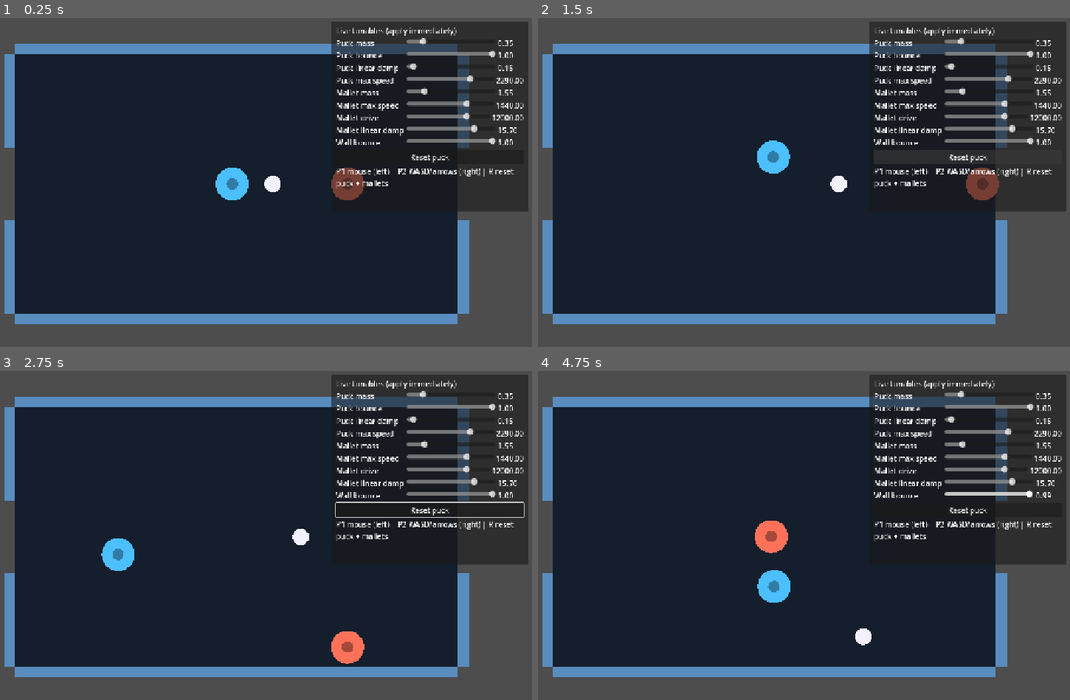
Above: before the commit, frames 1-4 (two rows, left to right).
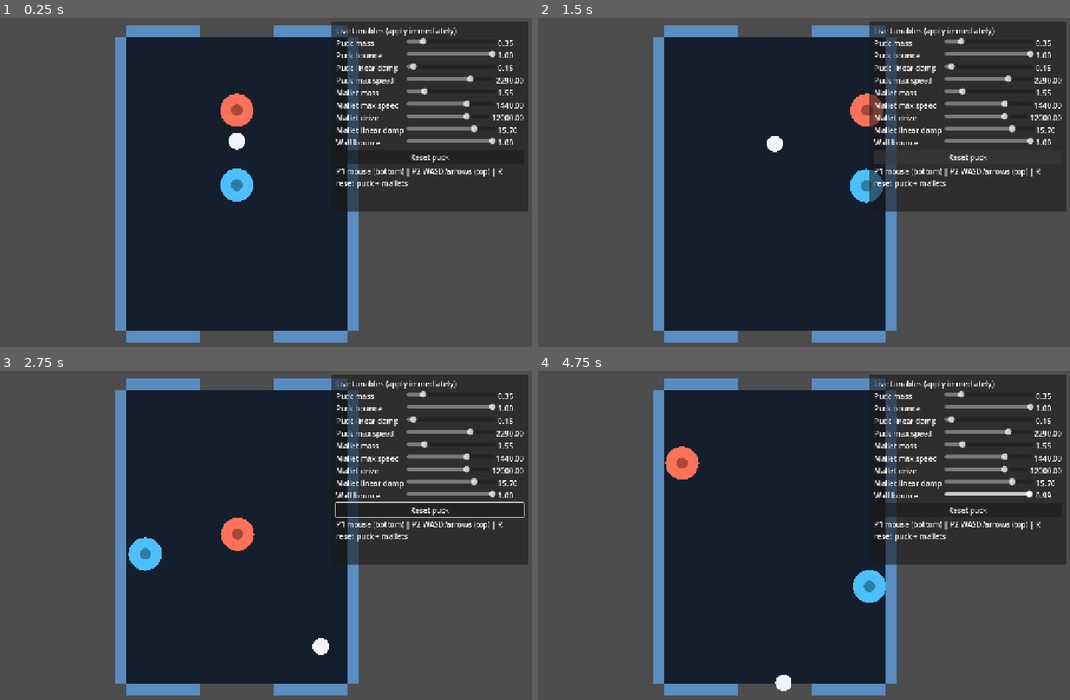
Above: after the commit, the same moments.

Repository: waigore/airhockey
Game: Godot game, scene res://scenes/main.tscn
Same seed, same stepped clock (60 frames per second), same inputs: the game is played once before the commit and once after it.
Inputs (mouse positions are in pixels of both pictures, inside the frame that each line leads up to):
- Up to frame 1 (0.25 s): no input
- Up to frame 2 (1.5 s): tap Enter at 0.5 s; move the mouse to (905, 166) at 0.52 s; hold Right 0.53-1.25 s; tap R at 0.6 s; click "Reset puck" at 1.25 s
- Up to frame 3 (2.75 s): move the mouse to (117, 551) at 2.02 s; hold Down from 2.03 s (still down); tap R at 2.1 s
- Up to frame 4 (4.75 s): move the mouse to (835, 463) at 2.77 s; release Down at 2.78 s; hold Right 2.78-3.53 s; tap R at 2.85, 3.6, 4.35 s; move the mouse to (745, 604) at 3.52 s; hold Up 3.53-4.28 s; tap Space at 4.25 s; move the mouse to (952, 588) at 4.27 s; hold Left from 4.28 s (still down)

The runs differ from the first frame. In frame 1, 36% of the frame differs, in the area x 0-97%, y 2-99%; in frame 2, 37%; in frame 3, 37%; in frame 4, 37%.

Commit message:
Orient physics PoC table top-bottom with P1 at bottom.
Goals on the short ends; cyan mouse mallet plays the bottom half, coral keys the top.

Co-authored-by: Cursor <cursoragent@cursor.com>

Diff:
--- a/pocs/physics-feel-live-tunables/scenes/main.tscn
+++ b/pocs/physics-feel-live-tunables/scenes/main.tscn
@@ -35,7 +35,7 @@
 [node name="CollisionShape2D" type="CollisionShape2D" parent="Puck"]
 shape = SubResource("CircleShape2D_puck")
 
-[node name="MalletLeft" type="RigidBody2D" parent="."]
+[node name="MalletBottom" type="RigidBody2D" parent="."]
 collision_layer = 4
 collision_mask = 7
 mass = 2.0
@@ -43,13 +43,13 @@
 lock_rotation = true
 script = ExtResource("4_mallet")
 control_mode = 0
-play_half = "left"
+play_half = "bottom"
 tint = Color(0.3, 0.75, 1, 1)
 
-[node name="CollisionShape2D" type="CollisionShape2D" parent="MalletLeft"]
-shape = SubResource("CircleShape2D_mallet_l")
+[node name="CollisionShape2D" type="CollisionShape2D" parent="MalletBottom"]
+shape = SubResource("CircleShape2D_mallet_b")
 
-[node name="MalletRight" type="RigidBody2D" parent="."]
+[node name="MalletTop" type="RigidBody2D" parent="."]
 collision_layer = 4
 collision_mask = 7
 mass = 2.0
@@ -57,11 +57,11 @@
 lock_rotation = true
 script = ExtResource("4_mallet")
 control_mode = 1
-play_half = "right"
+play_half = "top"
 tint = Color(1, 0.45, 0.35, 1)
 
-[node name="CollisionShape2D" type="CollisionShape2D" parent="MalletRight"]
-shape = SubResource("CircleShape2D_mallet_r")
+[node name="CollisionShape2D" type="CollisionShape2D" parent="MalletTop"]
+shape = SubResource("CircleShape2D_mallet_t")
 
 [node name="CanvasLayer" type="CanvasLayer" parent="."]
 
--- a/pocs/physics-feel-live-tunables/scripts/main.gd
+++ b/pocs/physics-feel-live-tunables/scripts/main.gd
@@ -1,8 +1,8 @@
 extends Node2D
 
-## PoC root: table, walls/goals, two mallets, puck, live tunables panel.
+## PoC root: portrait table, goals top/bottom, P1 bottom, live tunables panel.
 
-const TABLE := Rect2(160, 80, 960, 560)
+const TABLE := Rect2(400, 40, 480, 640)
 const WALL_THICKNESS := 24.0
 const GOAL_WIDTH := 160.0
 
@@ -10,8 +10,8 @@
 
 @onready var walls: Node2D = $Walls
 @onready var puck: RigidBody2D = $Puck
-@onready var mallet_left: RigidBody2D = $MalletLeft
-@onready var mallet_right: RigidBody2D = $MalletRight
+@onready var mallet_bottom: RigidBody2D = $MalletBottom
+@onready var mallet_top: RigidBody2D = $MalletTop
 @onready var panel: PanelContainer = $CanvasLayer/TunablesPanel
 @onready var table_fill: Polygon2D = $TableFill
 
@@ -24,18 +24,18 @@
 	])
 	table_fill.color = Color(0.08, 0.12, 0.18, 1.0)
 
-	# Configure sides in code so scene export drift cannot stack two left/blue mallets.
-	mallet_left.control_mode = 0 ## MOUSE
-	mallet_left.play_half = "left"
-	mallet_left.tint = Color(0.3, 0.75, 1.0, 1.0)
-	mallet_right.control_mode = 1 ## KEYS
-	mallet_right.play_half = "right"
-	mallet_right.tint = Color(1.0, 0.45, 0.35, 1.0)
+	# P1 bottom (mouse), P2 top (keys).
+	mallet_bottom.control_mode = 0 ## MOUSE
+	mallet_bottom.play_half = "bottom"
+	mallet_bottom.tint = Color(0.3, 0.75, 1.0, 1.0)
+	mallet_top.control_mode = 1 ## KEYS
+	mallet_top.play_half = "top"
+	mallet_top.tint = Color(1.0, 0.45, 0.35, 1.0)
 
 	walls.setup(tunables, TABLE, WALL_THICKNESS, GOAL_WIDTH)
 	puck.setup(tunables)
-	mallet_left.setup(tunables, TABLE)
-	mallet_right.setup(tunables, TABLE)
+	mallet_bottom.setup(tunables, TABLE)
+	mallet_top.setup(tunables, TABLE)
 	panel.setup(tunables)
 	panel.reset_puck_pressed.connect(_reset_puck)
 
@@ -55,8 +55,8 @@
 func _reset_positions() -> void:
 	var mid := TABLE.get_center()
 	puck.reset_to(mid)
-	mallet_left.snap_to(Vector2(TABLE.position.x + TABLE.size.x * 0.25, mid.y))
-	mallet_right.snap_to(Vector2(TABLE.position.x + TABLE.size.x * 0.75, mid.y))
+	mallet_bottom.snap_to(Vector2(mid.x, TABLE.position.y + TABLE.size.y * 0.75))
+	mallet_top.snap_to(Vector2(mid.x, TABLE.position.y + TABLE.size.y * 0.25))
 
 
 func _process(_delta: float) -> void:
--- a/pocs/physics-feel-live-tunables/scripts/mallet.gd
+++ b/pocs/physics-feel-live-tunables/scripts/mallet.gd
@@ -8,7 +8,7 @@
 const TARGET_SMOOTH := 30.0
 
 @export var control_mode: ControlMode = ControlMode.MOUSE
-@export var play_half: String = "left" ## "left" or "right"
+@export var play_half: String = "bottom" ## "bottom" (P1) or "top" (P2)
 @export var tint: Color = Color(0.3, 0.75, 1.0, 1.0)
 
 var tunables: PoCTunables
@@ -133,16 +133,16 @@
 
 func _clamp_to_half(p: Vector2) -> Vector2:
 	var r := _table_rect
-	var mid_x := r.position.x + r.size.x * 0.5
+	var mid_y := r.position.y + r.size.y * 0.5
 	var margin := 28.0
-	var min_x: float
-	var max_x: float
-	if play_half == "left":
-		min_x = r.position.x + margin
-		max_x = mid_x - 4.0
+	var min_x := r.position.x + margin
+	var max_x := r.position.x + r.size.x - margin
+	var min_y: float
+	var max_y: float
+	if play_half == "bottom":
+		min_y = mid_y + 4.0
+		max_y = r.position.y + r.size.y - margin
 	else:
-		min_x = mid_x + 4.0
-		max_x = r.position.x + r.size.x - margin
-	var min_y := r.position.y + margin
-	var max_y := r.position.y + r.size.y - margin
+		min_y = r.position.y + margin
+		max_y = mid_y - 4.0
 	return Vector2(clampf(p.x, min_x, max_x), clampf(p.y, min_y, max_y))
--- a/pocs/physics-feel-live-tunables/scripts/tunables_panel.gd
+++ b/pocs/physics-feel-live-tunables/scripts/tunables_panel.gd
@@ -54,7 +54,7 @@
 	vbox.add_child(reset_btn)
 
 	var hint := Label.new()
-	hint.text = "P1 mouse (left) | P2 WASD/arrows (right) | R reset puck + mallets"
+	hint.text = "P1 mouse (bottom) | P2 WASD/arrows (top) | R reset puck + mallets"
 	hint.autowrap_mode = TextServer.AUTOWRAP_WORD_SMART
 	vbox.add_child(hint)
 
--- a/pocs/physics-feel-live-tunables/scripts/walls.gd
+++ b/pocs/physics-feel-live-tunables/scripts/walls.gd
@@ -1,6 +1,6 @@
 extends Node2D
 
-## Static table walls with live bounce. Goal gaps on the short (left/right) ends.
+## Static table walls with live bounce. Goal gaps on the short (top/bottom) ends.
 ## Segments are non-overlapping so a corner hit is one contact (not two that cancel speed).
 
 var tunables: PoCTunables
@@ -23,17 +23,17 @@
 	var y0 := table.position.y
 	var w := table.size.x
 	var h := table.size.y
-	var mid_y := y0 + h * 0.5
+	var mid_x := x0 + w * 0.5
 	var half_goal := goal_w * 0.5
-	# Top/bottom: table width only (do not overlap side rails).
-	_add_rect(Vector2(x0 + w * 0.5, y0 - th * 0.5), Vector2(w, th))
-	_add_rect(Vector2(x0 + w * 0.5, y0 + h + th * 0.5), Vector2(w, th))
-	# Left/right: two segments around the goal, flush with the table y-range.
-	var seg_h := (h - goal_w) * 0.5
-	_add_rect(Vector2(x0 - th * 0.5, mid_y - half_goal - seg_h * 0.5), Vector2(th, seg_h))
-	_add_rect(Vector2(x0 - th * 0.5, mid_y + half_goal + seg_h * 0.5), Vector2(th, seg_h))
-	_add_rect(Vector2(x0 + w + th * 0.5, mid_y - half_goal - seg_h * 0.5), Vector2(th, seg_h))
-	_add_rect(Vector2(x0 + w + th * 0.5, mid_y + half_goal + seg_h * 0.5), Vector2(th, seg_h))
+	# Left/right: full table height (do not overlap top/bottom goal rails).
+	_add_rect(Vector2(x0 - th * 0.5, y0 + h * 0.5), Vector2(th, h))
+	_add_rect(Vector2(x0 + w + th * 0.5, y0 + h * 0.5), Vector2(th, h))
+	# Top/bottom: two segments around the goal, flush with the table x-range.
+	var seg_w := (w - goal_w) * 0.5
+	_add_rect(Vector2(mid_x - half_goal - seg_w * 0.5, y0 - th * 0.5), Vector2(seg_w, th))
+	_add_rect(Vector2(mid_x + half_goal + seg_w * 0.5, y0 - th * 0.5), Vector2(seg_w, th))
+	_add_rect(Vector2(mid_x - half_goal - seg_w * 0.5, y0 + h + th * 0.5), Vector2(seg_w, th))
+	_add_rect(Vector2(mid_x + half_goal + seg_w * 0.5, y0 + h + th * 0.5), Vector2(seg_w, th))
 
 
 func _add_rect(center: Vector2, size: Vector2) -> void:
Not shown: 1 places in pocs/physics-feel-live-tunables/scenes/main.tscn that only renumber resources
Not shown, changed: pocs/physics-feel-live-tunables/README.md
